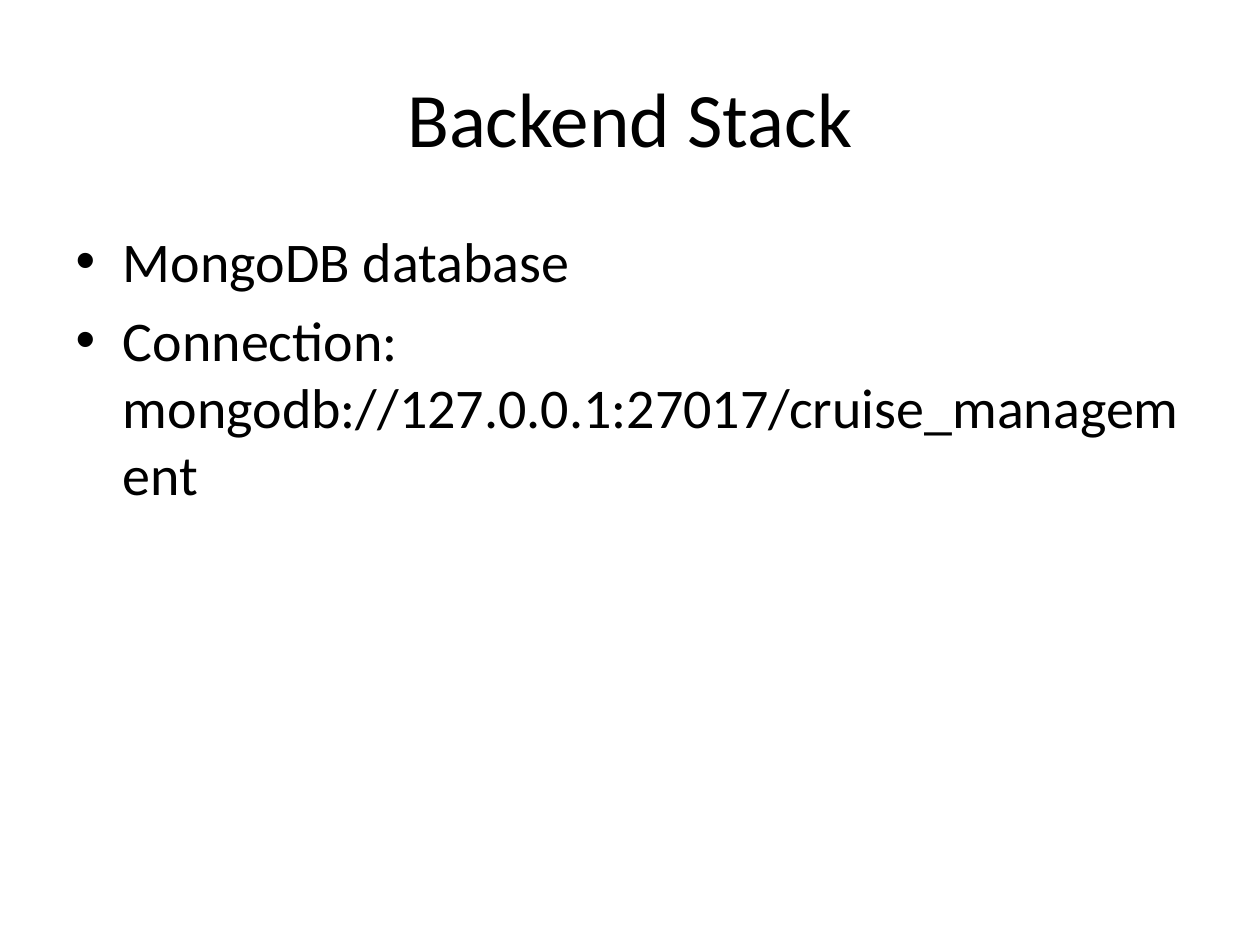
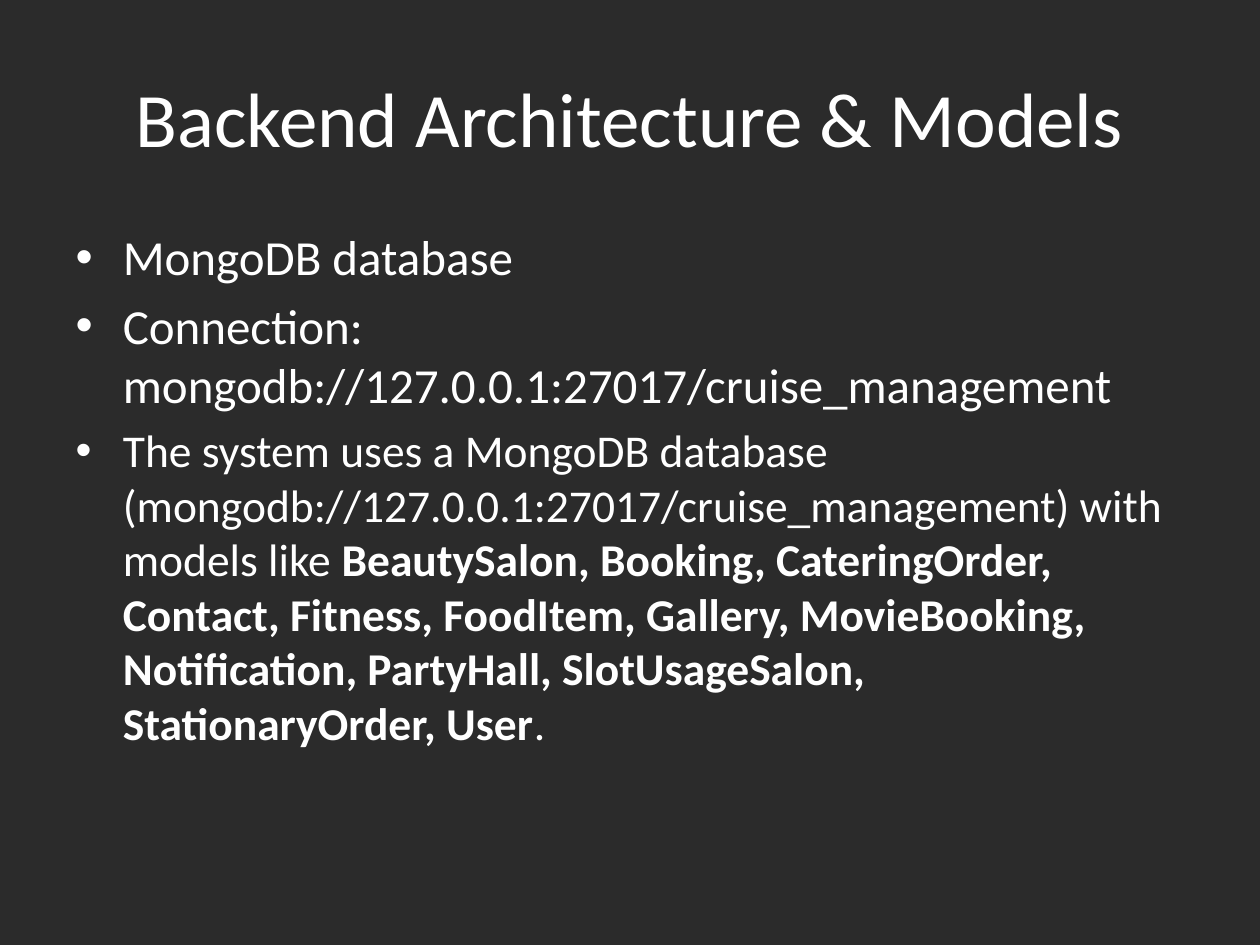
Before and after one commit to Debadrita-rgb/Cruise-Management, a slide deck: slide 31 of presentation/Aurelia_Cruise_Project_Presentation.pptx (slide 19 before the commit). Drawn at 1260x945 pixels with LibreOffice and Linux fonts; fonts in the diff are those of the drawing; background and template pictures are left out; a plain dark background stands for a picture behind light text. Boxes give left, top, right and bottom in pixels: in the first picture for what was removed or moved away, otherwise in the second. Text is boxed around its words. In the diff, an @@ line names an element or a change of style, - is before the commit and + after.

Commit message:
add slider from admin and user

```diff
--- a/presentation/Aurelia_Cruise_Project_Presentation.pptx
+++ b/presentation/Aurelia_Cruise_Project_Presentation.pptx
@@ background #FFFFFF to picture (left out) @@
@@ title at (136, 93, 1123, 148): text changed; text colour #000000 to #FFFFFF @@
-Backend Stack
+Backend Architecture & Models
@@ text at (123, 241, 1111, 412): size 32 to 28 pt, text colour #000000 to #FFFFFF in "MongoDB database", "Connection: mongodb://127.0.0.1:27017/cruise_management" @@
@@ text at (123, 435, 1162, 747): paragraph added @@
+• The system uses a MongoDB database (mongodb://127.0.0.1:27017/cruise_management) with models like BeautySalon, Booking, CateringOrder, Contact, Fitness, FoodItem, Gallery, MovieBooking, Notification, PartyHall, SlotUsageSalon, StationaryOrder, User.
```
Also in this commit, not shown: 23 other slides changed, 11 slides added, 1 slide removed, 30 other files.
